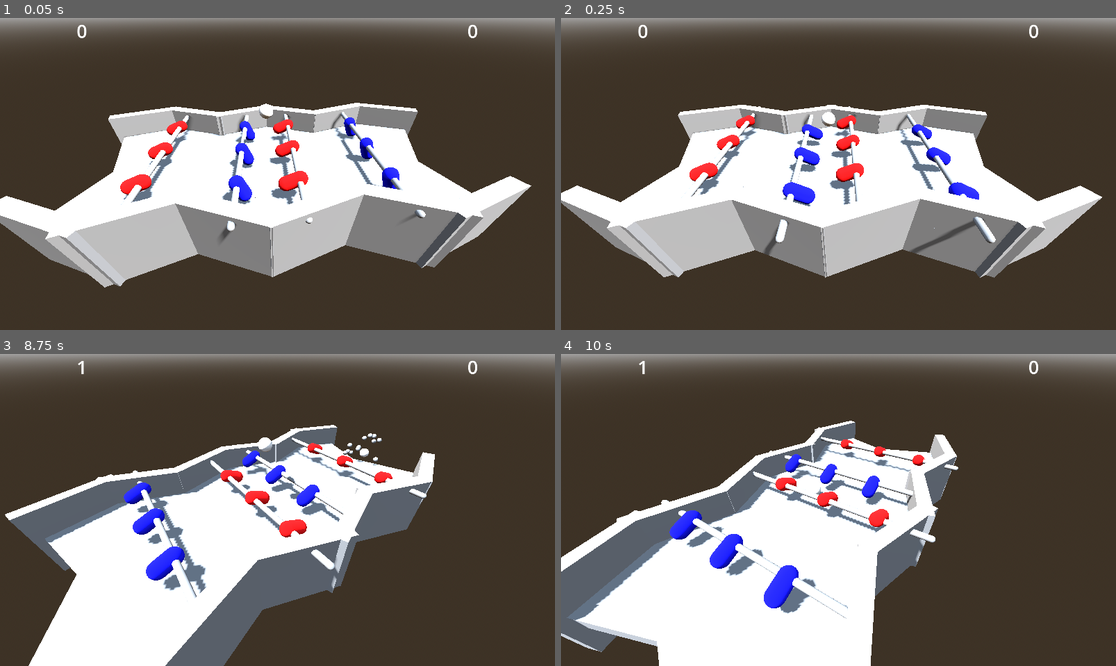
Above: before the commit, frames 1-4 (two rows, left to right).
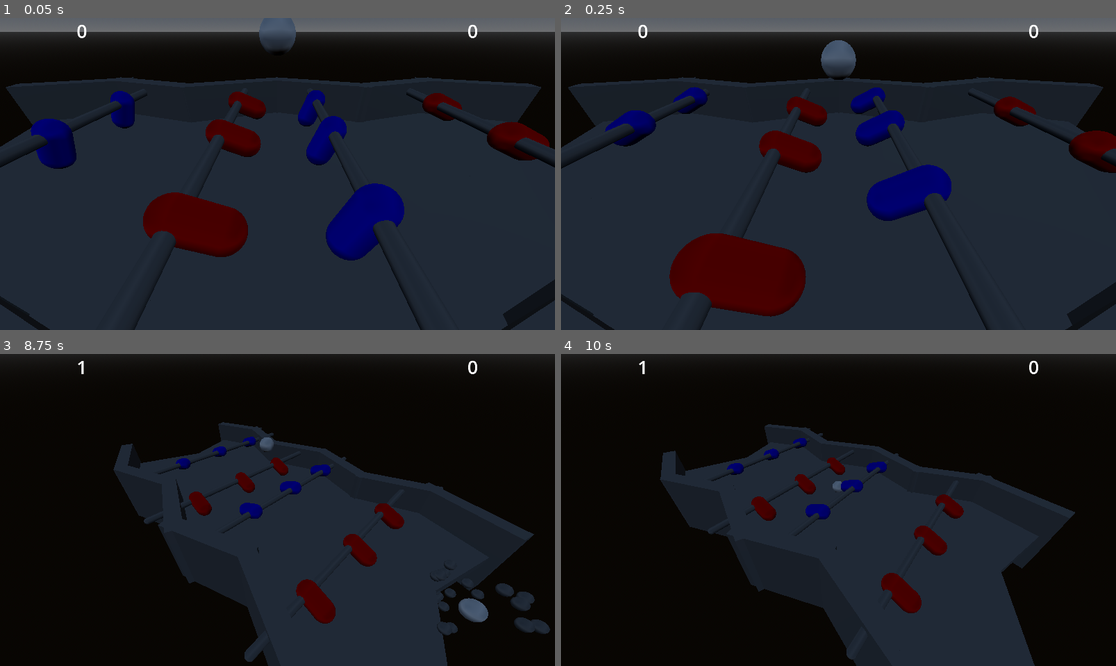
Above: after the commit, the same moments.

Repository: solacite/french-baby-feet
Game: Godot game, scene res://ui.tscn
Two runs of this game, one before a commit and one after it. Both use one fixed random seed, a clock stepped at 60 frames per second and the inputs below.
Inputs:
- Up to frame 1 (0.05 s): no input
- Up to frame 2 (0.25 s): no input
- Up to frame 3 (8.75 s): tap Q (0) at 0.6, 3.05, 3.6, 6.05, 6.6 s; tap W (1) at 0.8, 1.35, 3.8, 4.35, 6.8, 7.35 s; tap O (2) at 1.55, 2.1, 4.55, 5.1, 7.55, 8.1 s; tap P (3) at 2.3, 2.85, 5.3, 5.85, 8.3 s
- Up to frame 4 (10 s): tap P (3) at 8.85 s; tap Q (0) at 9.05, 9.6 s; tap W (1) at 9.8 s

The runs differ from the first frame. In frame 1, 98% of the frame differs, in the area x 0-100%, y 0-100%; in frame 2, 98%; in frame 3, 100%; in frame 4, 100%.

Commit message:
lights! and I think other stuff bleh

Diff:
--- a/im_node.tscn
+++ b/im_node.tscn
@@ -5,7 +5,10 @@
 
 [sub_resource type="ProceduralSkyMaterial" id="ProceduralSkyMaterial_droyi"]
 sky_horizon_color = Color(0.66224277, 0.6717428, 0.6867428, 1)
+sky_curve = 0.04948155
+sky_energy_multiplier = 0.5
 ground_horizon_color = Color(0.66224277, 0.6717428, 0.6867428, 1)
+ground_energy_multiplier = 0.24
 
 [sub_resource type="Sky" id="Sky_0u07d"]
 sky_material = SubResource("ProceduralSkyMaterial_droyi")
@@ -90,11 +93,13 @@
 
 [node name="Main" type="Node3D" unique_id=18269128 groups=["Main"]]
 script = ExtResource("1_m7ivn")
-cam_rotate_speed = 0.3
+cam_rotate_speed = 0.1
 ball_impulse = 2.0
 
 [node name="DirectionalLight3D" type="DirectionalLight3D" parent="." unique_id=1444006833]
 transform = Transform3D(-0.8660254, -0.43301278, 0.25, 0, 0.49999997, 0.86602545, -0.50000006, 0.75, -0.43301266, 0, 0, 0)
+light_energy = 0.0
+light_negative = true
 shadow_enabled = true
 
 [node name="WorldEnvironment" type="WorldEnvironment" parent="." unique_id=1893751305]
@@ -306,6 +311,18 @@
 [node name="CollisionShape3D6" type="CollisionShape3D" parent="P1/Frontline" unique_id=1893038553]
 transform = Transform3D(-4.371139e-08, -1, 0, 1, -4.371139e-08, 0, 0, 0, 1, 0, 0, -0.02245903)
 shape = SubResource("CapsuleShape3D_qhmma")
+
+[node name="BackLight" type="SpotLight3D" parent="P1" unique_id=1717956783]
+transform = Transform3D(1, 0, 0, 0, -4.371139e-08, 1, 0, -1, -4.371139e-08, 0, 5, 6)
+light_energy = 7.5
+spot_range = 15.116313
+spot_angle = 41.749172
+
+[node name="FrontLight" type="SpotLight3D" parent="P1" unique_id=1499358957]
+transform = Transform3D(1, 0, 0, 0, -4.371139e-08, 1, 0, -1, -4.371139e-08, 0, 5, -5)
+light_energy = 7.588
+spot_range = 15.116313
+spot_angle = 41.749172
 
 [node name="P2" type="Node3D" parent="." unique_id=1683102542]
 transform = Transform3D(1, 0, 0, 0, 1, 0, 0, 0, 1, 0, 2, -13.022459)
@@ -383,6 +400,18 @@
 transform = Transform3D(-4.371139e-08, -1, 0, 1, -4.371139e-08, 0, 0, 0, 1, 0, 0, 0)
 shape = SubResource("CapsuleShape3D_qhmma")
 
+[node name="BackLight" type="SpotLight3D" parent="P2" unique_id=2063503878]
+transform = Transform3D(1, 0, 0, 0, -4.371139e-08, 1, 0, -1, -4.371139e-08, 0, 5, 6)
+light_energy = 7.588
+spot_range = 15.116313
+spot_angle = 41.749172
+
+[node name="FrontLight" type="SpotLight3D" parent="P2" unique_id=1656368888]
+transform = Transform3D(1, 0, 0, 0, -4.371139e-08, 1, 0, -1, -4.371139e-08, 0, 5, -5)
+light_energy = 7.588
+spot_range = 15.116313
+spot_angle = 41.749172
+
 [node name="P1Goal" type="Area3D" parent="." unique_id=544395576]
 transform = Transform3D(1, 0, 0, 0, 1, 0, 0, 0, 1, 0, 0, 4.5)
 collision_layer = 0
@@ -399,11 +428,17 @@
 [node name="CollisionShape3D" type="CollisionShape3D" parent="P2Goal" unique_id=1377108957]
 shape = SubResource("BoxShape3D_mibtd")
 
-[node name="CameraPivot" type="Node3D" parent="." unique_id=1909390862]
-transform = Transform3D(-1, 0, -8.742278e-08, 0, 1, 0, 8.742278e-08, 0, -1, 0, 0, -10)
-
-[node name="Camera3D" type="Camera3D" parent="CameraPivot" unique_id=825117622]
+[node name="Cameras" type="Node3D" parent="." unique_id=790252724]
+
+[node name="CameraPivot" type="Node3D" parent="Cameras" unique_id=1909390862]
+transform = Transform3D(1, 0, 0, 0, 1, 0, 0, 0, 1, 0, 0, -10)
+
+[node name="CameraPivotCamera" type="Camera3D" parent="Cameras/CameraPivot" unique_id=825117622]
 transform = Transform3D(-0.074104905, 0.6235819, -0.7782378, 0, 0.7803835, 0.6253012, 0.99725044, 0.046337884, -0.057830248, -13.935639, 10.437468, -0.22549248)
+
+[node name="FollowBallCam" type="Camera3D" parent="Cameras" unique_id=1684330770]
+transform = Transform3D(-4.371139e-08, 0.57357645, -0.81915206, 0, 0.81915206, 0.57357645, 1, 2.5071824e-08, -3.5806274e-08, -6.757, 5, -10)
+current = true
 
 [connection signal="body_entered" from="P1Goal" to="." method="_on_p_1_goal_body_entered"]
 [connection signal="body_entered" from="P2Goal" to="." method="_on_p_2_goal_body_entered"]
--- a/main_script.gd
+++ b/main_script.gd
@@ -2,7 +2,10 @@
 
 @onready var UI = get_tree().get_first_node_in_group("UI")
 
-@onready var camera_pivot: Node3D = $CameraPivot
+@onready var cameras: Node3D = $Cameras
+@onready var camera_pivot: Node3D = $Cameras/CameraPivot
+@onready var camera_pivot_camera: Camera3D = $Cameras/CameraPivot/CameraPivotCamera
+@onready var follow_ball_cam: Camera3D = $Cameras/FollowBallCam
 
 @export var cam_rotate_speed = 0.5
 @export var ball_impulse = 0.5
@@ -18,6 +21,7 @@
 		else:
 			Engine.time_scale = 1.0
 
+var current_ball : Node3D = null
 const BALL = preload("uid://bbswd1qjburcp")
 
 # Called when the node enters the scene tree for the first time.
@@ -29,6 +33,12 @@
 	var ball = BALL.instantiate()
 	ball.position = Vector3i(0, 5, -10)
 	add_child(ball)
+	current_ball = ball
+
+	# tween to the next ball position
+	#var tween = create_tween()
+	#tween.tween_property(follow_ball_cam, "position.z", -10, 0.5)
+	#follow_ball_cam.position.x
 	# yeah there's probably a better notation for this but whatever
 	ball.apply_impulse(Vector3(randf_range(-ball_impulse, ball_impulse), randf_range(-ball_impulse, ball_impulse), randf_range(-ball_impulse, ball_impulse)))
 
@@ -38,6 +48,11 @@
 		get_tree().reload_current_scene()
 
 	camera_pivot.rotation.y += cam_rotate_speed * delta * cam_direction
+	follow_ball_cam.position.z = current_ball.position.z
+
+#func _input(_event: InputEvent) -> void:
+
+	#if Input.is_action_just_pressed()
 
 func goal(body: Node3D, player_num: int):
 	body.blow_up()
@@ -50,6 +65,17 @@
 	else:
 		super_fast_mode = false
 
+	# set all cameras to not be current
+	camera_pivot_camera.current = false
+	follow_ball_cam.current = false
+
+	# chooses a random camera to switch to
+	match(randi_range(0, cameras.get_child_count())):
+		0:
+			camera_pivot_camera.current = true
+		1:
+			follow_ball_cam.current = true
+
 func _on_p_1_goal_body_entered(body: Node3D) -> void:
 	goal(body, 1)
 
--- a/p_1.gd
+++ b/p_1.gd
@@ -8,6 +8,8 @@
 
 @onready var backline: Node3D = $Backline
 @onready var frontline: Node3D = $Frontline
+@onready var back_light: SpotLight3D = $BackLight
+@onready var front_light: SpotLight3D = $FrontLight
 
 var rotate_string = "0"
 var moving_string = "1"
@@ -38,8 +40,10 @@
 
 		if Input.is_action_pressed(rotate_string):
 			current_side = "left"
+			back_light.light_energy = 7.5
 		else:
 			current_side = "right"
+			back_light.light_energy = 0
 
 		# rotating
 
@@ -58,8 +62,10 @@
 		var moving = 0
 		if Input.is_action_pressed(moving_string):
 			moving = 1
+			front_light.light_energy = 7.5
 		else:
 			moving = -1
+			front_light.light_energy = 0
 
 		var temp_move = clamp(backline.position.x + moving * delta * move_speed * backwards, -1, 1)
 
